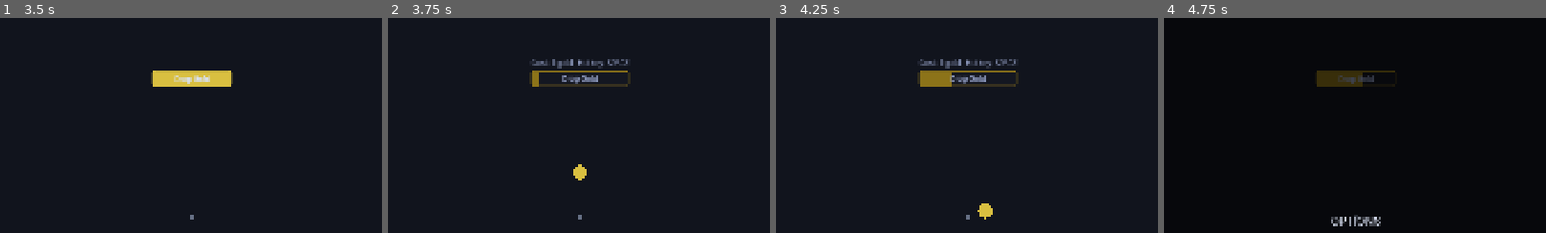
Above: before the commit, frames 1-4 (left to right).
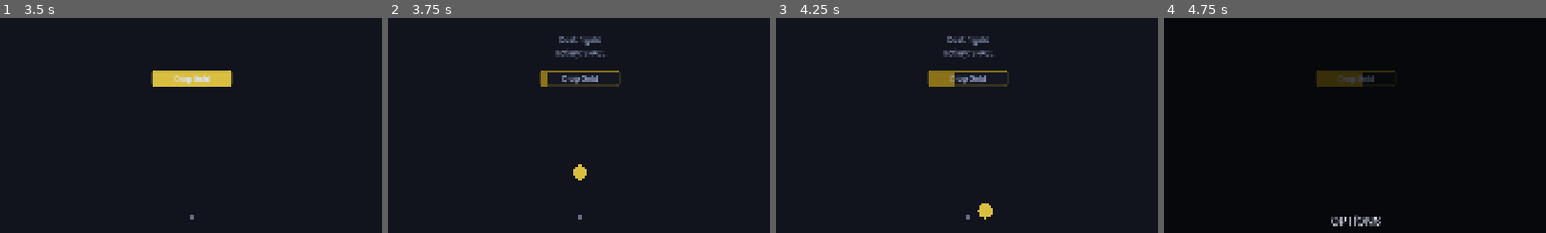
Above: after the commit, the same moments.

Repository: kjbrown-sandbox/pleenko
Game: Godot game, scene res://entities/main_menu/main_menu.tscn
Two runs of this game, one before a commit and one after it. Both use one fixed random seed, a clock stepped at 60 frames per second and the inputs below.
Inputs (mouse positions are % of the whole screen's width and height, from its top left):
- Up to frame 1 (3.5 s): click "Campaign" at 0.5 s; click "Campaign" at 1.25 s; tap Enter at 2 s; move the mouse to (72, 45) at 2.02 s; hold Right (board_right) 2.03-2.78 s; hold Space (drop_coin) 2.03-2.78 s; click (72, 45) at 2.17 s; tap R (reset_game) at 2.75 s; move the mouse to (30, 55) at 2.77 s; hold Left (board_left) from 2.78 s (still down); tap 1 (drop_unrefined) at 2.85 s
- Up to frame 2 (3.75 s): release Left (board_left) at 3.5 s; click "Drop Gold" at 3.5 s
- Up to frame 3 (4.25 s): no input
- Up to frame 4 (4.75 s): click (96, 91) at 4.25 s
The pictures show only the part of the screen within x 25-75%, y 0-50%; the shares and areas given below are measured in that part.

Frame 1 is identical in both runs. In frame 2, 1.4% of the frame differs, in the area x 37-64%, y 8-32%; in frame 3, 1.4%; in frame 4, nothing differs.

Commit message:
Fix tooltips

Diff:
--- a/entities/plinko_board/plinko_board.gd
+++ b/entities/plinko_board/plinko_board.gd
@@ -82,6 +82,7 @@
 	key_event.action = "drop_coin"
 	shortcut.events = [key_event]
 	_drop_main.main_button.shortcut = shortcut
+	_drop_main.main_button.shortcut_in_tooltip = false
 
 	var normal_id := StringName("%s_NORMAL" % Enums.BoardType.keys()[board_type])
 	_drop_buttons[normal_id] = _drop_main
@@ -89,7 +90,8 @@
 	# Advanced drop bar — hidden until earned
 	_drop_advanced.visible = false
 
-	# Hover label — appears above the drop buttons
+	# Hover label — positioned above the drop buttons, outside the VBox so it
+	# doesn't affect button sizing.
 	_drop_hover_label = Label.new()
 	_drop_hover_label.visible = false
 	_drop_hover_label.horizontal_alignment = HORIZONTAL_ALIGNMENT_CENTER
@@ -98,8 +100,7 @@
 	var font: Font = t.button_font if t.button_font else t.label_font
 	if font:
 		_drop_hover_label.add_theme_font_override("font", font)
-	_drop_buttons_container.add_child(_drop_hover_label)
-	_drop_buttons_container.move_child(_drop_hover_label, 0)
+	drop_section.add_child(_drop_hover_label)
 
 
 func _format_cost_text(costs: Array) -> String:
@@ -111,26 +112,41 @@
 
 func _on_drop_main_hover() -> void:
 	_drop_main.pulse_main(1.005)
-	_drop_hover_label.text = "Cost: %s | Hotkey: SPACE" % _format_cost_text(_get_drop_costs())
-	_drop_hover_label.visible = true
+	_show_drop_hover("Cost: %s\nHotkey: SPACE" % _format_cost_text(_get_drop_costs()))
 
 
 func _on_drop_advanced_hover() -> void:
 	_drop_advanced.pulse_main(1.005)
-	_drop_hover_label.text = "Cost: %s" % _format_cost_text(_get_advanced_drop_costs())
-	_drop_hover_label.visible = true
+	_show_drop_hover("Cost: %s" % _format_cost_text(_get_advanced_drop_costs()))
 
 
 func _on_drop_hover_exit() -> void:
 	_drop_hover_label.visible = false
+
+
+func _show_drop_hover(text: String) -> void:
+	_drop_hover_label.text = text
+	_drop_hover_label.size = Vector2.ZERO  # Reset so it auto-sizes to text
+	_drop_hover_label.visible = true
+	# Position centered above the drop buttons container (deferred so size is computed)
+	_position_drop_hover.call_deferred()
+
+
+func _position_drop_hover() -> void:
+	var container_pos: Vector2 = _drop_buttons_container.global_position
+	var container_size: Vector2 = _drop_buttons_container.size
+	var label_size: Vector2 = _drop_hover_label.size
+	_drop_hover_label.global_position = Vector2(
+		container_pos.x + (container_size.x - label_size.x) / 2.0,
+		container_pos.y - label_size.y
+	)
 
 
 func _on_drop_side_hover(text: String) -> void:
 	if text.is_empty():
 		_drop_hover_label.visible = false
 	else:
-		_drop_hover_label.text = text
-		_drop_hover_label.visible = true
+		_show_drop_hover(text)
 
 
 func _process(delta: float) -> void:
@@ -462,14 +478,14 @@
 		func(): autodropper_adjust_requested.emit(captured_bid, -1),
 		func() -> String:
 			var total := UpgradeManager.get_level(Enums.BoardType.ORANGE, Enums.UpgradeType.AUTODROPPER)
-			return "Decrease autodropper for %s | Total autodroppers: %d" % [currency_name, total],
+			return "Decrease autodropper for %s\nTotal autodroppers: %d" % [currency_name, total],
 	)
 
 	bar.setup_plus(
 		func(): autodropper_adjust_requested.emit(captured_bid, 1),
 		func() -> String:
 			var total := UpgradeManager.get_level(Enums.BoardType.ORANGE, Enums.UpgradeType.AUTODROPPER)
-			return "Increase autodropper for %s | Total autodroppers: %d" % [currency_name, total],
+			return "Increase autodropper for %s\nTotal autodroppers: %d" % [currency_name, total],
 	)
 
 
--- a/entities/plinko_board/upgrade_section.gd
+++ b/entities/plinko_board/upgrade_section.gd
@@ -74,7 +74,7 @@
 			var cap_cost := UpgradeManager.get_cap_raise_cost(bt, ut)
 			var cap_currency: int = Enums.cap_raise_currency_for_board(bt)
 			var currency_name := Enums.currency_name(cap_currency, false)
-			return "Cost: %d %s  |  Cap %d → %d" % [cap_cost, currency_name, s.current_cap, s.current_cap + 1],
+			return "Cost: %d %s\nCap %d → %d" % [cap_cost, currency_name, s.current_cap, s.current_cap + 1],
 		func(): # on_update
 			var can_raise := UpgradeManager.can_buy_cap_raise(bt, ut)
 			r.fill_bar.set_plus_disabled(not can_raise)
